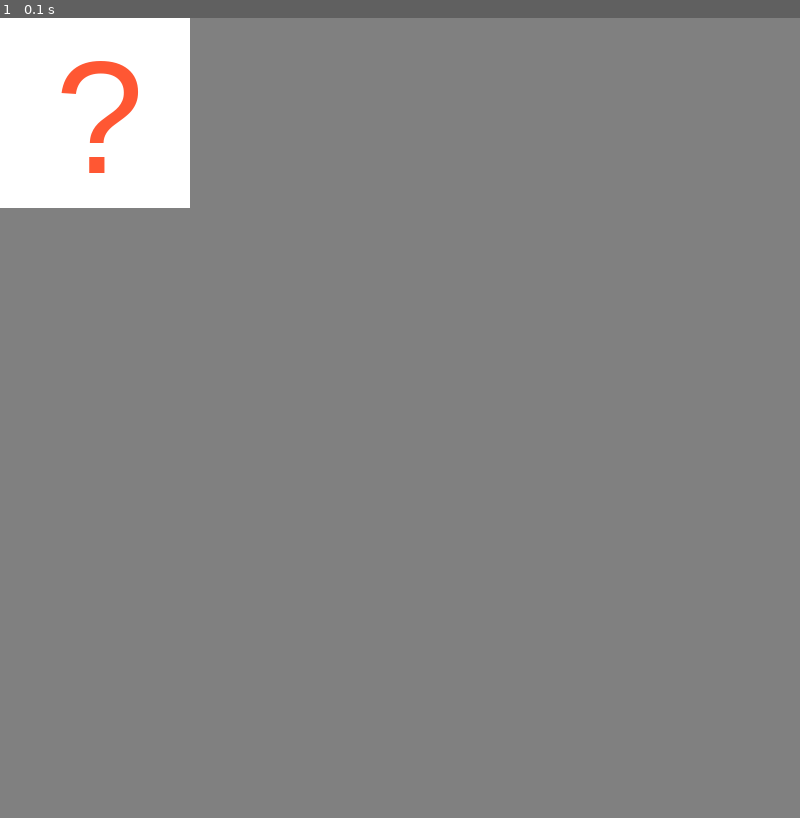
Above: before the commit, frame 1.
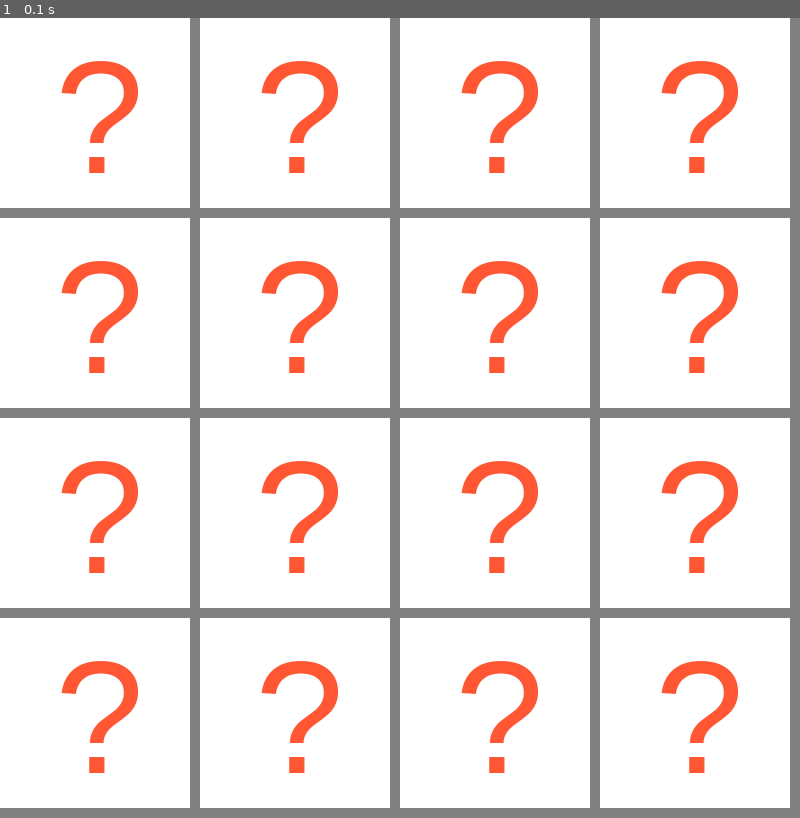
Above: after the commit, the same moment.

Repository: mmenavas/pygame-memory-game
Game: pygame game, started from app.py
Two runs of this game, one before a commit and one after it. Both use one fixed random seed, a clock stepped at 60 frames per second and the inputs below.
Inputs:
- Up to frame 1 (0.1 s): no input

The runs differ from the first frame. In frame 1, 85% of the frame differs, in the area x 0-99%, y 0-99%.

Commit message:
Tiles are spread out.
TODO:
- fix tile border
- React on click

Diff:
--- a/app.py
+++ b/app.py
@@ -17,7 +17,6 @@
         h = self.textSurf.get_height()
         # self.rect = self.image.get_rect()
         self.rect = pygame.Rect(x, y, width, height)
-        self.rect = self.image.get_rect()
         self.image.blit(self.textSurf, [width/2 - w/2, height/2 - h/2])
         self.surf.blit(self.image, [border, border])
 
@@ -119,10 +118,9 @@
     # Handle mouse click
     # if item.image.get_rect().collidepoint(mouse):
     items = len(tiles.get_sprites_at(mouse))
-    print(items)
-    # if items:
-    #     if click[0] == 1:
-    #         print("Tile {}".format(items))
+    if items:
+        if click[0] == 1:
+            print("Tile {}".format(items))
     # else:
     #     pygame.draw.rect(gameDisplay, ic,(x,y,w,h))
 
